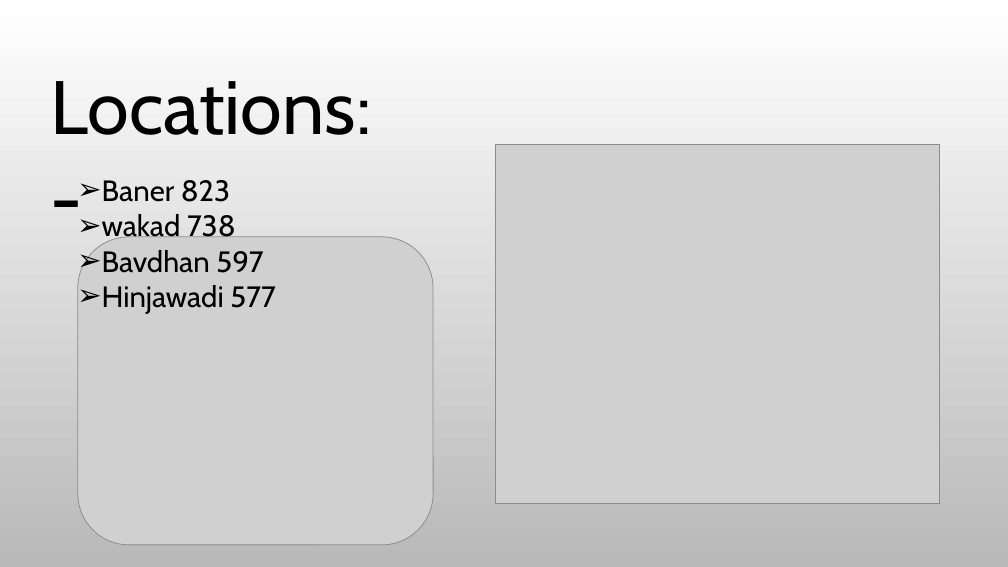
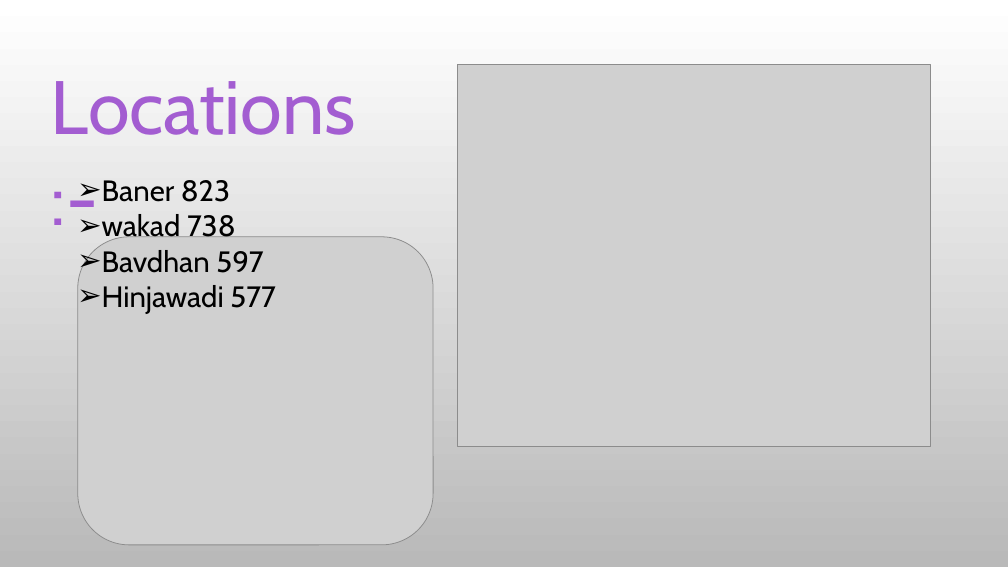
Before and after one commit to Gaurav2394/Zomato-Data-Project, a slide deck: slide 3 of Presentation1.pptx. Drawn at 1008x567 pixels with LibreOffice and Linux fonts; fonts in the diff are those of the drawing; grey boxes stand for pictures; background and template pictures are left out. Boxes give left, top, right and bottom in pixels: in the first picture for what was removed or moved away, otherwise in the second. Text is boxed around its words. In the diff, an @@ line names an element or a change of style, - is before the commit and + after.

```diff
--- a/Presentation1.pptx
+++ b/Presentation1.pptx
@@ text "Locations:-" at [51,81,356,135]: text colour #000000 to #A35DD1 @@
@@ picture: place and size @@
-picture at [495,144,940,504]
+picture at [457,64,931,446]
```
Also in this commit, not shown: 2 other slides changed, 2 slides added, 2 other files.
